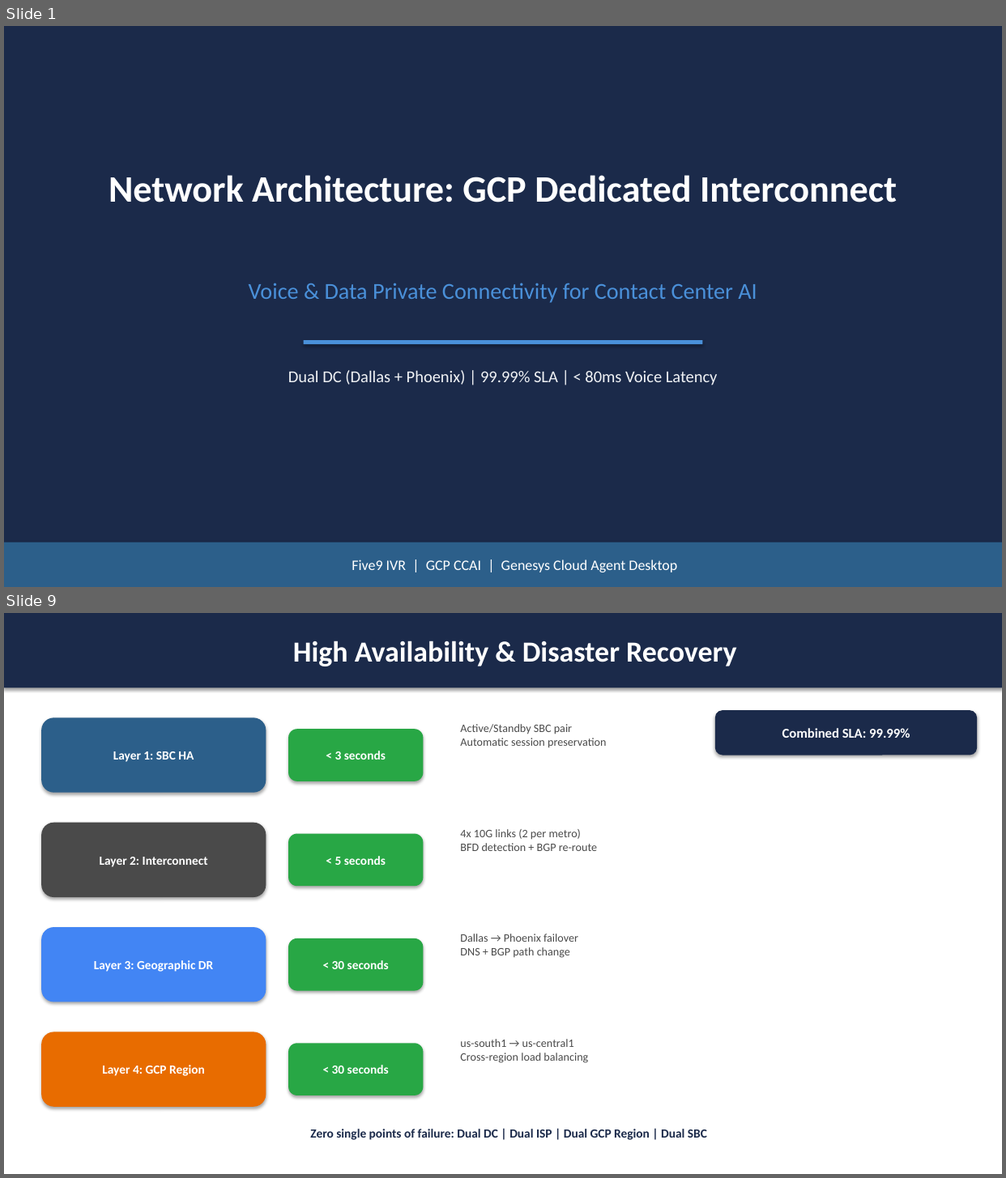
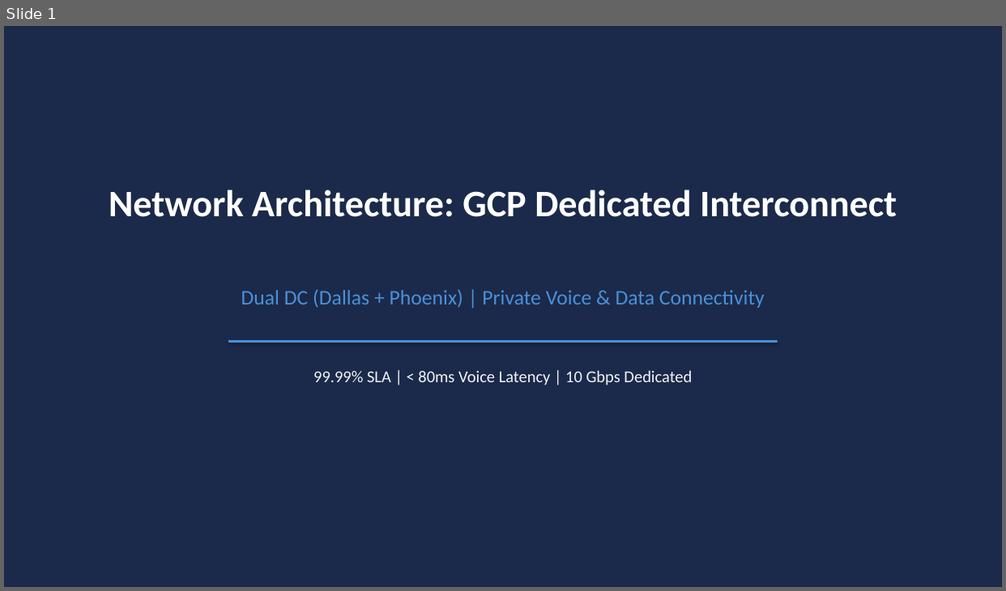
Before and after one commit to sunilsuryavanshi/hello_nw, a slide deck: docs/Five9_Genesys_Bridge_Executive_v1.pptx. Shown one above the other, each under a label of ours: slides 1 and 9 before the commit, slide 1 after it; the slides between them are not shown. The pictures are 1006x1178 and 1006x591 pixels, drawn with LibreOffice and Linux fonts; fonts in the diff are those of the drawing. Boxes give left, top, right and bottom in pixels: in the first picture for what was removed or moved away, otherwise in the second. Text is boxed around its words. In the diff, an @@ line names an element or a change of style, - is before the commit and + after.

Commit message:
Add Visio-style network diagram slides to executive PPT

```diff
--- a/docs/Five9_Genesys_Bridge_Executive_v1.pptx
+++ b/docs/Five9_Genesys_Bridge_Executive_v1.pptx
@@ slide 9 removed at <box>4,613,1002,1174</box>, background #FFFFFF @@
@@ rectangle removed at <box>4,613,1002,688</box> @@
-High Availability & Disaster Recovery
@@ rounded rectangle removed at <box>41,717,266,793</box> @@
-Layer 1: SBC HA
@@ rounded rectangle removed at <box>288,729,424,781</box> @@
-< 3 seconds
@@ text removed at <box>460,724,606,748</box> @@
-Active/Standby SBC pair
-Automatic session preservation
@@ rounded rectangle removed at <box>715,710,978,756</box> @@
-Combined SLA: 99.99%
@@ rounded rectangle removed at <box>41,823,266,897</box> @@
-Layer 2: Interconnect
@@ text removed at <box>460,829,597,851</box> @@
-4x 10G links (2 per metro)
-BFD detection + BGP re-route
@@ rounded rectangle removed at <box>288,834,424,886</box> @@
-< 5 seconds
@@ rounded rectangle removed at <box>41,927,266,1003</box> @@
-Layer 3: Geographic DR
@@ rounded rectangle removed at <box>288,939,424,991</box> @@
-< 30 seconds
@@ text removed at <box>460,934,578,958</box> @@
-Dallas → Phoenix failover
-DNS + BGP path change
@@ rounded rectangle removed at <box>41,1033,266,1107</box> @@
-Layer 4: GCP Region
@@ rounded rectangle removed at <box>288,1043,424,1096</box> @@
-< 30 seconds
@@ text removed at <box>460,1039,588,1063</box> @@
-us-south1 → us-central1
-Cross-region load balancing
@@ text removed at <box>310,1129,707,1140</box> @@
-Zero single points of failure: Dual DC | Dual ISP | Dual GCP Region | Dual SBC
@@ slide 1 changed as well @@
@@ text "Network Architecture: GCP Dedicated Interconnect": place and size @@
-text "Network Architecture: GCP Dedicated Interconnect" at <box>108,175,897,203</box>
+text "Network Architecture: GCP Dedicated Interconnect" at <box>108,190,897,217</box>
@@ text at <box>241,289,765,308</box>: text changed; size 22 to 20 pt @@
-Voice & Data Private Connectivity for Contact Center AI
+Dual DC (Dallas + Phoenix) | Private Voice & Data Connectivity
@@ rectangle: place and size @@
-rectangle at <box>304,340,702,345</box>
+rectangle at <box>228,340,778,343</box>
@@ text at <box>313,370,692,386</box>: text changed @@
-Dual DC (Dallas + Phoenix) | 99.99% SLA | < 80ms Voice Latency
+99.99% SLA | < 80ms Voice Latency | 10 Gbps Dedicated
@@ rectangle removed at <box>4,543,1002,587</box> @@
-Five9 IVR | GCP CCAI | Genesys Cloud Agent Desktop
```
Also in this commit, not shown: 1 other slide changed, 4 slides added, 7 other slides removed, 1 other file.
